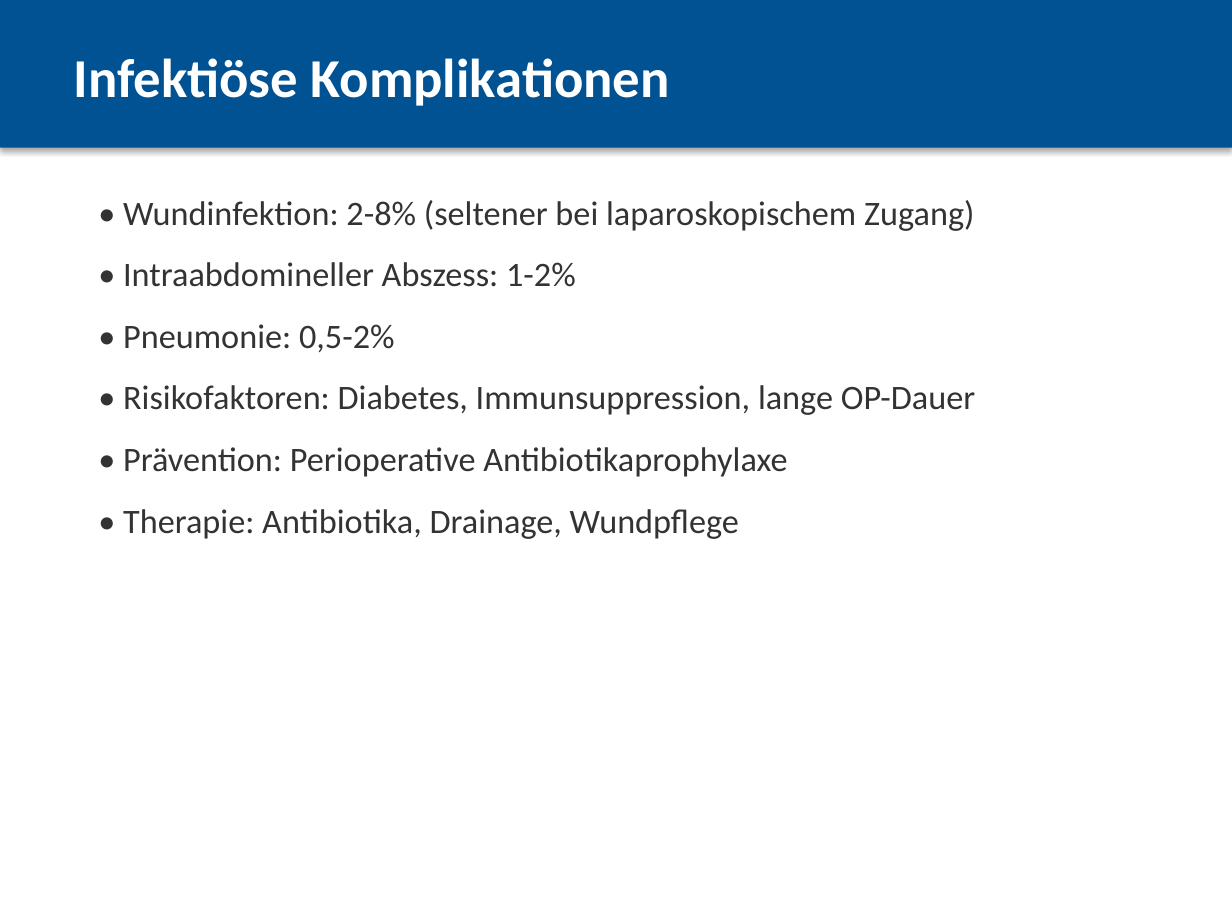
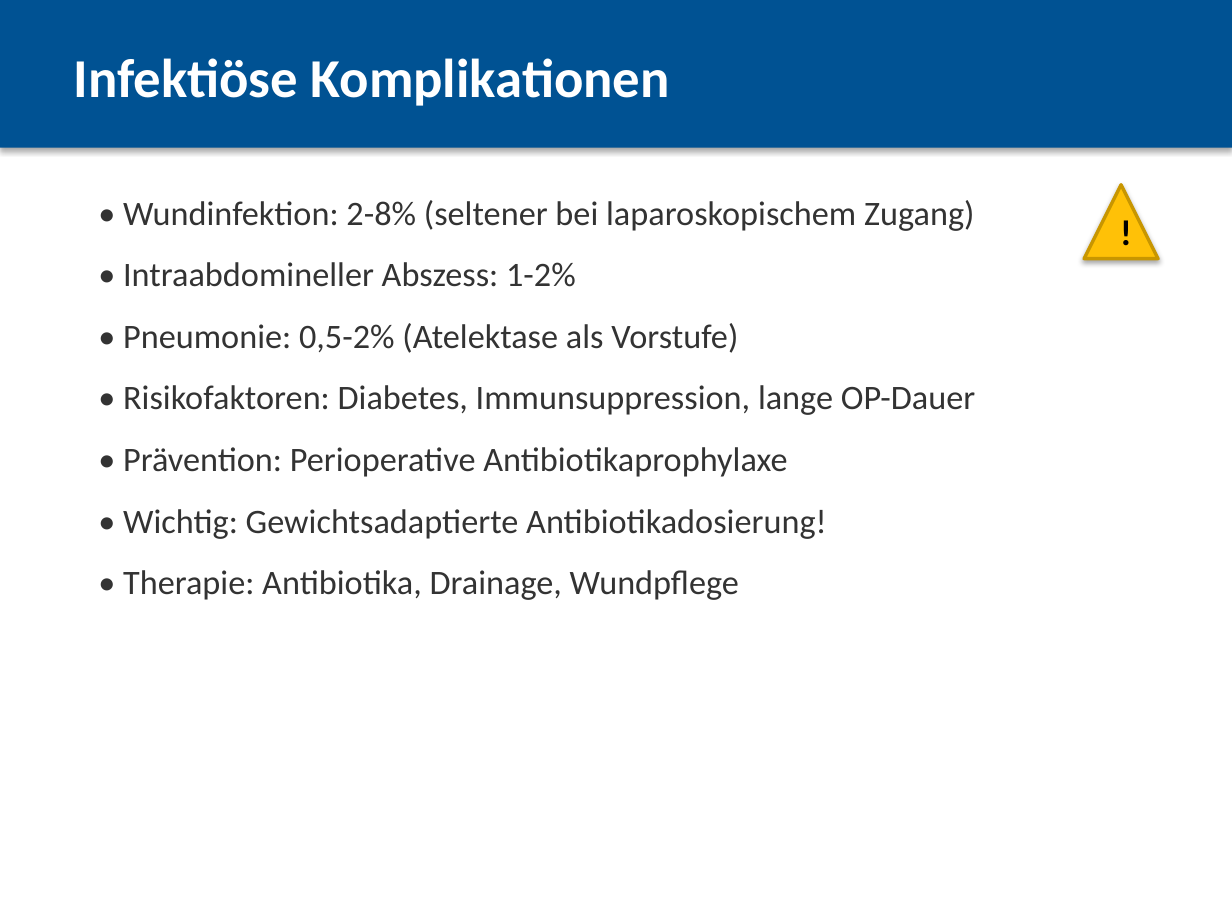
Before and after one commit to yawmanx/Codex-stuff, a slide deck: slide 10 of Komplikationen_Magenbypass.pptx (slide 9 before the commit). Drawn at 1232x924 pixels with LibreOffice and Linux fonts; fonts in the diff are those of the drawing. Boxes give left, top, right and bottom in pixels: in the first picture for what was removed or moved away, otherwise in the second. Text is boxed around its words. In the diff, an @@ line names an element or a change of style, - is before the commit and + after.

```diff
--- a/Komplikationen_Magenbypass.pptx
+++ b/Komplikationen_Magenbypass.pptx
@@ triangle added at bbox=[1084, 185, 1158, 259], fill #FFC107, outline #C89600 2 pt @@
@@ text added at bbox=[1110, 203, 1132, 240], 21 pt, text #000000, bold @@
+!
@@ text at bbox=[123, 323, 738, 353]: text changed @@
-• Pneumonie: 0,5-2%
+• Pneumonie: 0,5-2% (Atelektase als Vorstufe)
@@ text at bbox=[123, 509, 827, 539]: paragraph added @@
+• Wichtig: Gewichtsadaptierte Antibiotikadosierung!
```
Also in this commit, not shown: 20 other slides changed, 4 slides added, 3 slides removed, 1 other file.
